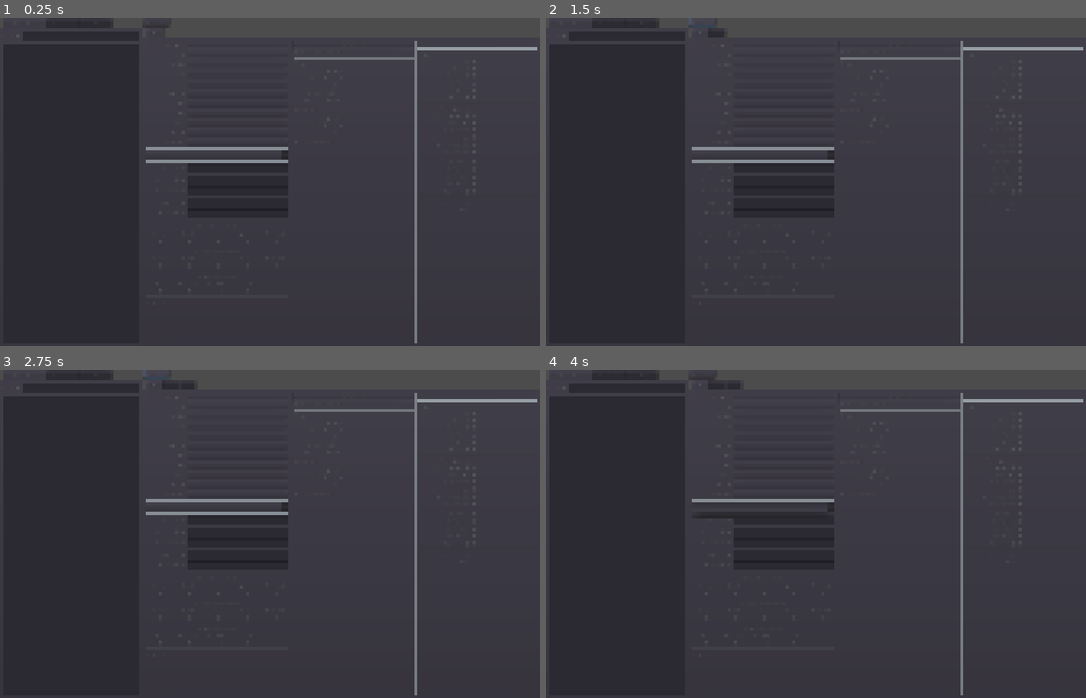
Above: before the commit, frames 1-4 (two rows, left to right).
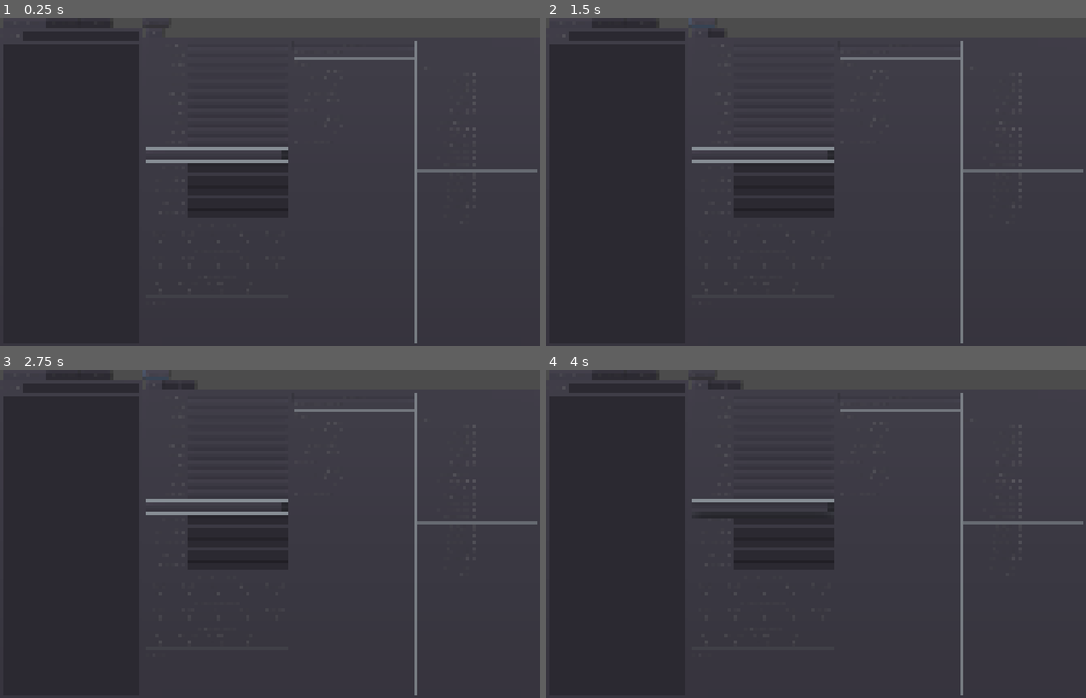
Above: after the commit, the same moments.

Repository: Hirmuolio/runescape-equipment-tool
Game: Godot game, scene res://main.tscn
The game is run twice, just before and just after one commit, with the same random seed, the same clock (stepped at 60 frames per second) and the same inputs.
Inputs (mouse positions are in pixels of both pictures, inside the frame that each line leads up to):
- Up to frame 1 (0.25 s): no input
- Up to frame 2 (1.5 s): click (627, 34) at 0.52 s; type "12" at 0.6 s; click "New set" at 1.25 s
- Up to frame 3 (2.75 s): click "New set" at 2 s
- Up to frame 4 (4 s): click (783, 396) at 2.77 s; click (762, 507) at 3.5 s

The runs differ from the first frame. In frame 1, 0.5% of the frame differs, in the area x 77-100%, y 8-48%; in frame 2, 0.5%; in frame 3, 0.5%; in frame 4, 0.5%.

Commit message:
specials

Diff:
--- a/combat_sim.gd
+++ b/combat_sim.gd
@@ -24,17 +24,6 @@
 	time_to_kill2 = 0
 	pass
 
-func calc_special_melee_acc_bonus( player : player, target_mon : monster ) -> float:
-
-	var multiplier : float = 1
-
-	for effect_name in player.special_attributes:
-		if "melee_acc_mult" in HardcodedData.equipment_specials[effect_name]:
-			multiplier *= HardcodedData.equipment_specials[effect_name]["melee_acc_mult"]
-
-	return multiplier
-
-
 func do_fast_simulations( player : player, target_mon : monster ):
 	clear_results()
 	if !player:
@@ -87,9 +76,9 @@
 func calc_p_max_hit( player : player, target_mon : monster ):
 
 	# Melee
-	var eff_str = floor( (floor( player.strength * player.prayer_str ) + player.style_str_bonus + 8) )
-
-	var max_hit = floor( 0.5 + eff_str * ( player.str_bonus + 64 ) / 640 )
+	var eff_str : int = Utl.ifloor( player.strength * player.prayer_str ) + player.style_str_bonus + 8
+
+	var max_hit : int = Utl.ifloor( 0.5 + eff_str * ( player.str_bonus + 64 ) / 640.0 )
 	base_max_hit = max_hit
 	# Special bonuses need to be applied in specific order
 	#Order:
@@ -104,53 +93,91 @@
 	# Dharok ?
 
 	if "obsidian_armor" in player.special_attributes:
-		max_hit = floor( max_hit * 1.1 )
+		max_hit = Utl.ifloor( max_hit * 1.1 )
+	if "black_mask" or "black_mask_i" or "slayer_helm" or "slayer_helm_i" in player.special_attributes:
+		max_hit = Utl.ifloor( max_hit * 7.0/6 )
+	else:
+		if "salve_e" or "salve_ei" in player.special_attributes:
+			max_hit = Utl.ifloor( max_hit * 1.2 )
+		if "salve" or "salve_i" in player.special_attributes:
+			max_hit = Utl.ifloor( max_hit * 7.0/6 )
+	if "berserk" in player.special_attributes:
+		max_hit = Utl.ifloor( max_hit * 1.2 )
+
+	if "ivandis_flail" in player.special_attributes:
+		max_hit = Utl.ifloor( max_hit * 1.2 )
+	if "blisterwood_flail" in player.special_attributes:
+		max_hit = Utl.ifloor( max_hit * 1.25 )
+	if "viggora" in player.special_attributes:
+		max_hit = Utl.ifloor( max_hit * 1.5 )
+	if "void_melee" in player.special_attributes:
+		max_hit = Utl.ifloor( max_hit * 1.1 )
+	if "keris" in player.special_attributes and "kalphite" in target_mon.attributes:
+		max_hit = Utl.ifloor( max_hit * 4.0/3 )
+	if "gadderhammer" in player.special_attributes and "shade" in target_mon.attributes:
+		max_hit = Utl.ifloor( max_hit * 1.25 )
+	if "silverlight" in player.special_attributes:
+		max_hit = Utl.ifloor( max_hit * 1.6 )
+	if "darklight" in player.special_attributes:
+		max_hit = Utl.ifloor( max_hit * 1.6 )
+	if "arclight" in player.special_attributes:
+		max_hit = Utl.ifloor( max_hit * 1.7 )
+	if player.attack_style == "crush":
+		if "inquisitor_1" in player.special_attributes:
+			max_hit = Utl.ifloor( max_hit * 1.005 )
+		elif "inquisitor_2" in player.special_attributes:
+			max_hit = Utl.ifloor( max_hit * 1.01 )
+		elif "inquisitor_3" in player.special_attributes:
+			max_hit = Utl.ifloor( max_hit * 1.025 )
+
+	if "dharok" in player.special_attributes:
+		max_hit = Utl.ifloor( max_hit * 1 + ( player.hp_lvl - player.current_hp ) * player.hp_lvl * 0.0001 )
+
+	p_max_hit = max_hit
+
+
+
+
+func calc_p_hit_chance( player : player, target_mon : monster ):
+
+	# Melee
+	var eff_atk : int = Utl.ifloor( player.attack * player.prayer_atk ) + player.style_atk_bonus + 8
+
+	if "obsidian_armor" in player.special_attributes:
+		eff_atk = Utl.ifloor( eff_atk * 1.1 )
 	if "black_mask" in player.special_attributes:
-		max_hit = floor( max_hit * 7/6 )
+		eff_atk = Utl.ifloor( eff_atk * 7.0/6 )
 	else:
 		if "salve_e" in player.special_attributes:
-			max_hit = floor( max_hit * 1.2 )
+			eff_atk = Utl.ifloor( eff_atk * 1.2 )
 		if "salve" in player.special_attributes:
-			max_hit = floor( max_hit * 7/6 )
-	if "berserk" in player.special_attributes:
-		max_hit = floor( max_hit * 1.2 )
-
-	if "ivandis_flail" in player.special_attributes:
-		max_hit = floor( max_hit * 1.2 )
+			eff_atk = Utl.ifloor( eff_atk * 7.0/6 )
+
 	if "blisterwood_flail" in player.special_attributes:
-		max_hit = floor( max_hit * 1.25 )
+		eff_atk = Utl.ifloor( eff_atk * 1.5 )
 	if "viggora" in player.special_attributes:
-		max_hit = floor( max_hit * 1.5 )
+		eff_atk = Utl.ifloor( eff_atk * 1.5 )
 	if "void_melee" in player.special_attributes:
-		max_hit = floor( max_hit * 1.1 )
-	if "keris" in player.special_attributes:
-		max_hit = floor( max_hit * 4/3 )
-	if "dharok" in player.special_attributes:
-		max_hit = floor( max_hit * 1 + ( player.hp_lvl - player.current_hp ) * player.hp_lvl * 0.0001 )
-
-	p_max_hit = max_hit
-
-
-
-
-func calc_p_hit_chance( player : player, target_mon : monster ):
-
-	# Melee
-	var eff_atk = floor( ( floor( player.attack * player.prayer_atk ) + player.style_atk_bonus + 8) * player.other_atk_bonus )
-
-	var special_bonus : float = calc_special_melee_acc_bonus( player, target_mon )
-
-	var atk_roll = floor( eff_atk * ( player.atk_bonus  + 64 ) * special_bonus )
-
-
-
-	var def_roll = ( target_mon.defence_level + 9 ) * ( target_mon.style_def( player.attack_style ) + 64 )
+		eff_atk = Utl.ifloor( eff_atk * 1.1 )
+	if "arclight" in player.special_attributes:
+		eff_atk = Utl.ifloor( eff_atk * 1.7 )
+	if player.attack_style == "crush":
+		if "inquisitor_1" in player.special_attributes:
+			eff_atk = Utl.ifloor( eff_atk * 1.005 )
+		elif "inquisitor_2" in player.special_attributes:
+			eff_atk = Utl.ifloor( eff_atk * 1.01 )
+		elif "inquisitor_3" in player.special_attributes:
+			eff_atk = Utl.ifloor( eff_atk * 1.025 )
+
+	var atk_roll : int = eff_atk * ( player.atk_bonus + 64 )
+
+	var def_roll : int = ( target_mon.defence_level + 9 ) * ( target_mon.style_def( player.attack_style ) + 64 )
 
 
 	if atk_roll > def_roll:
-		p_hit_chance = 1 - 0.5 * ( def_roll + 2 ) / ( atk_roll + 1 )
-	else:
-		p_hit_chance = 0.5 * atk_roll / ( def_roll + 1 )
+		p_hit_chance = 1 - 0.5 * ( def_roll + 2.0 ) / ( atk_roll + 1.0 )
+	else:
+		p_hit_chance = 0.5 * atk_roll / ( def_roll + 1.0 )
 
 func calc_m_hit_chance( player : player, target_mon : monster ):
 
@@ -176,22 +203,49 @@
 
 	var ten_minutes : int = 1000 # ticks
 	var keris : bool = "keris" in player.special_attributes
+	var gaddehammer : bool = "gaddehammer" in player.special_attributes
 
 	var simulated_kills = 100000
-	for _kills in range(1, simulated_kills): #1000 rounds
-		var target_hp = target_mon.hitpoints
-		while target_hp > 0:
-			if( tick % player.attack_speed  == 0):
+
+	if keris:
+		for _kills in range(1, simulated_kills): # 100000 rounds
+			var target_hp = target_mon.hitpoints
+			while target_hp > 0:
 				# Player attacks
 				if rng.randf() < p_hit_chance:
-					if keris and rng.randi_range( 1, 51) == 1:
-						target_hp -= rng.randi_range( 0, floor( p_max_hit * 3 / 1.33 ) )
+					if rng.randi_range( 1, 51) == 1:
+						target_hp -= rng.randi_range( 0, floor( p_max_hit * 3 ) )
 					else:
 						target_hp -= rng.randi_range( 0, p_max_hit)
-			tick += 1
-		if _kills == 1 && tick >= 1000:
-			print( "Too slow kills to simulate" )
-			return
+				tick += player.attack_speed
+			if _kills == 1 && tick >= ten_minutes:
+				print( "Too slow kills to simulate" )
+				return
+	elif gaddehammer:
+		for _kills in range(1, simulated_kills): # 100000 rounds
+			var target_hp = target_mon.hitpoints
+			while target_hp > 0:
+				# Player attacks
+				if rng.randf() < p_hit_chance:
+					if rng.randi_range( 1, 51) == 1:
+						target_hp -= rng.randi_range( 0, floor( p_max_hit * 2 ) )
+					else:
+						target_hp -= rng.randi_range( 0, p_max_hit)
+				tick += player.attack_speed
+			if _kills == 1 && tick >= ten_minutes:
+				print( "Too slow kills to simulate" )
+				return
+	else:
+		for _kills in range(1, simulated_kills): #1000 rounds
+			var target_hp = target_mon.hitpoints
+			while target_hp > 0:
+				# Player attacks
+				if rng.randf() < p_hit_chance:
+					target_hp -= rng.randi_range( 0, p_max_hit)
+				tick += player.attack_speed
+			if _kills == 1 && tick >= ten_minutes:
+				print( "Too slow kills to simulate" )
+				return
 
 	p_dps2 = ( simulated_kills * target_mon.hitpoints ) / ( tick * 0.6 )
 	time_to_kill2 =  ( tick * 0.6 ) / simulated_kills
--- a/data/hardcoded_data.gd
+++ b/data/hardcoded_data.gd
@@ -15,6 +15,18 @@
 		"name": "Black mask (i)",
 		"description": "16.67% bonus to melee accuracy and damage against slayer target.\n15% bonus to ranged accuracy, ranged damage, magic accuracy and magic damage."
 	},
+	"slayer_helm" : {
+		"items": ["Slayer helmet"],
+		"targets": ["slayer"],
+		"name": "Slayer helmet",
+		"description": "16.67% bonus to melee accuracy and damage against slayer target."
+	},
+	"slayer_helm_i" : {
+		"items": ["Slayer helmet (i)"],
+		"targets": ["slayer"],
+		"name": "Slayer helmet (i)",
+		"description": "16.67% bonus to melee accuracy and damage against slayer target.\n15% bonus to ranged accuracy, ranged damage, magic accuracy and magic damage."
+	},
 	"ivandis_flail": {
 		"items": ["Ivandis flail"],
 		"targets": ["vampyre"],
@@ -71,14 +83,40 @@
 	},
 	"viggora": {
 		"items": ["Viggora's chainmace"],
-		"name": "Viggora's chainmace)",
+		"name": "Viggora's chainmace",
 		"description": "50% bonus to melee damage amd accuracy in wilderness (only in PvE)",
 	},
+	"inquisitor_1": {
+		"items": ["Inquisitor's hauberk", "Inquisitor's plateskirt", "Inquisitor's great helm"],
+		"set": 1,
+		"name": "Inquisitor's armour - 1 piece",
+		"description": "0.5% bonus to crush damage and accuracy",
+	},
+	"inquisitor_2": {
+		"items": ["Inquisitor's hauberk", "Inquisitor's plateskirt", "Inquisitor's great helm"],
+		"set": 2,
+		"removes": ["inquisitor_1"],
+		"name": "Inquisitor's armour - 2 pieces",
+		"description": "1% bonus to crush damage and accuracy",
+	},
+	"inquisitor_3": {
+		"items": ["Inquisitor's hauberk", "Inquisitor's plateskirt", "Inquisitor's great helm"],
+		"set": 3,
+		"removes": ["inquisitor_1", "inquisitor_2"],
+		"name": "Inquisitor's armour - 3 pieces",
+		"description": "2.5% bonus to crush damage and accuracy",
+	},
 	"keris": {
-		"items": ["Keris"],
+		"items": ["Keris", "Keris (p)", "Keris (p+)", "Keris (p++)"],
 		"targets": ["kalphite"],
 		"name": "Keris",
 		"description": "33% bonus damage against kalphites. 1/51 chance for 3x damage.",
+	},
+	"gadderhammer": {
+		"items": ["Gadderhammer"],
+		"targets": ["shade"],
+		"name": "Gadderhammer",
+		"description": "25% bonus damage against shades. 1/20 chance for 2x damage.",
 	},
 	"void_melee": {
 		"items": ["Void melee helm", "Void knight top", "Void knight robe","Void knight gloves"],
@@ -96,13 +134,18 @@
 		"items": ["Darklight"],
 		"targets": ["demon"],
 		"name": "Darklight",
-		"description": "60% bonus to melee damage against demons (unknown!)"
+		"description": "60% bonus to melee damage against demons (unkown)"
 	},
 	"arclight": {
 		"items": ["Arclight"],
 		"targets": ["demon"],
 		"name": "Arclight",
 		"description": "70% bonus to melee damage and accuracy against demons"
+	},
+	"snelm": {
+		"items": ["Blood'n'tar snelm", "Broken bark snelm", "Bruise blue snelm", "Myre snelm", "Ochre snelm"],
+		"name": "Snelm",
+		"description": "Reduces damage taken from snails (unknown)"
 	}
 }
 
--- a/data/player.gd
+++ b/data/player.gd
@@ -66,7 +66,8 @@
 
 	special_attributes = []
 
-	# All specials with duplicates
+	# All specials and number of occurences
+	# { "special_id": 2 }
 	var all_specials : Dictionary = {}
 
 	for item in all_equipped():
@@ -76,12 +77,21 @@
 			else:
 				all_specials[special] = 1
 
+	# Apply full armor sets
 	for special in all_specials.keys():
 		if "set" in HardcodedData.equipment_specials[special]:
 			if all_specials[special] < HardcodedData.equipment_specials[special]["set"]:
 				continue
 		if !special_attributes.has( special ):
 			special_attributes.append( special )
+
+	# Filter out exclusive specials
+	var to_remove : Array = []
+	for special in special_attributes:
+		if "removes" in HardcodedData.equipment_specials[special]:
+			to_remove.append_array( HardcodedData.equipment_specials[special]["removes"] )
+	for rem in to_remove:
+		special_attributes.erase( rem )
 
 func recalculate_stats():
 	get_parent().refresh_results()
--- a/database.gd
+++ b/database.gd
@@ -140,14 +140,10 @@
 		file.close()
 
 func load_items_user():
-	var class_item = load( "res://data/equipment.tscn" )
-
 	for file_path in list_files( items_path ):
 		load_items( file_path )
 
 func load_items_res():
-	var class_item = load( "res://data/equipment.tscn" )
-
 	for file_path in list_files( "res://database/items/" ):
 		load_items( file_path )
 
@@ -314,14 +310,10 @@
 		file.close()
 
 func load_monsters_user():
-	var class_monster = load( "res://data/monster.tscn" )
-
 	for file_path in list_files( monsters_path ):
 		load_monsters( file_path )
 
 func load_monsters_res():
-	var class_monster = load( "res://data/monster.tscn" )
-
 	for file_path in list_files( "res://database/monsters/" ):
 		load_monsters( file_path )
 
--- a/interface/monster.gd
+++ b/interface/monster.gd
@@ -14,6 +14,7 @@
 		return
 	current_monster = monster_node
 	$name.text = current_monster.monster_name + " (lvl " + str(current_monster.combat_level) + ")"
+	$description.text = current_monster.examine
 
 	$health.value = current_monster.hitpoints
 	$attack.value = current_monster.attack_level
--- a/interface/pray_button.gd
+++ b/interface/pray_button.gd
@@ -19,9 +19,9 @@
 func _on_pray_button_mouse_entered():
 	return
 	# This does not work right
-	var hoover_node = load( "res://interface/hoover_info.tscn" ).instance()
-	get_tree().get_root().add_child( hoover_node )
-	hoover_node.initialize( self, hoover_info )
+	#var hoover_node = load( "res://interface/hoover_info.tscn" ).instance()
+	#get_tree().get_root().add_child( hoover_node )
+	#hoover_node.initialize( self, hoover_info )
 
 func remove_button():
 	queue_free()
--- a/interface/results.gd
+++ b/interface/results.gd
@@ -24,12 +24,22 @@
 
 	pass
 
-func print_specials( player_data : player ):
+func print_specials():
+
+	$special_desc.clear()
+
+	for special in player_data.special_attributes:
+		$special_desc.add_text ( HardcodedData.equipment_specials[ special ][ "name" ] )
+		$special_desc.push_indent( 1 )
+		$special_desc.append_bbcode ( HardcodedData.equipment_specials[ special ][ "description" ] )
+		$special_desc.newline()
+		$special_desc.newline()
+		$special_desc.pop()
+
+	return
+
 	var specials_str = ""
 	for special in player_data.special_attributes:
 		specials_str += "* " + HardcodedData.equipment_specials[ special ][ "description" ]
-		if "implemented" in HardcodedData.equipment_specials[ special ] and HardcodedData.equipment_specials[ special ][ "implemented" ] == false:
-			specials_str += " (not implemented)"
 		specials_str += "\n"
 	$special_desc.parse_bbcode( specials_str )
-	pass
--- a/interface/set.gd
+++ b/interface/set.gd
@@ -8,8 +8,7 @@
 
 # Called when the node enters the scene tree for the first time.
 func _ready():
-	$combat_sim.connect("simulation_done", $results, "refresh_results")
-	pass # Replace with function body.
+	var _err = $combat_sim.connect("simulation_done", $results, "refresh_results")
 
 
 func player_equip( item : equipment):
@@ -21,7 +20,7 @@
 func refresh_results():
 	print("REFRES")
 	$combat_sim.do_fast_simulations( $player_data, $monster.current_monster )
-	$results.print_specials( $player_data )
+	$results.print_specials()
 	$player.refresh_eq_stats()
 
 func _on_player_data_gear_change(slot : String, new_gear : equipment):
@@ -31,6 +30,7 @@
 
 func set_monster( monster_node : monster ):
 	$monster.set_monster( monster_node )
+	refresh_results()
 
 
 func _on_Button_pressed():
@@ -41,6 +41,6 @@
 		var prayer_button_scene := preload( "res://interface/pray_button.tscn")
 		var button := prayer_button_scene.instance()
 		button.pray_id = prayer_id
-		button.connect( "button_down", $player_data, "prayer_remove", [prayer_id] )
-		button.connect( "button_down", button, "remove_button" )
+		var _err1 = button.connect( "button_down", $player_data, "prayer_remove", [prayer_id] )
+		var _err2 = button.connect( "button_down", button, "remove_button" )
 		$player/prayers.add_child( button )
--- a/interface/set.tscn
+++ b/interface/set.tscn
@@ -19,7 +19,7 @@
 
 [node name="player" type="VBoxContainer" parent="."]
 margin_right = 354.0
-margin_bottom = 780.0
+margin_bottom = 810.0
 script = ExtResource( 10 )
 
 [node name="weapon" parent="player" instance=ExtResource( 1 )]
@@ -464,12 +464,12 @@
 [node name="VSeparator" type="VSeparator" parent="."]
 margin_left = 358.0
 margin_right = 362.0
-margin_bottom = 780.0
+margin_bottom = 810.0
 
 [node name="results" type="VBoxContainer" parent="."]
 margin_left = 366.0
 margin_right = 843.0
-margin_bottom = 780.0
+margin_bottom = 810.0
 size_flags_horizontal = 3
 script = ExtResource( 7 )
 
@@ -568,18 +568,18 @@
 [node name="special_desc" type="RichTextLabel" parent="results"]
 margin_top = 264.0
 margin_right = 477.0
-margin_bottom = 780.0
+margin_bottom = 810.0
 size_flags_vertical = 3
 
 [node name="VSeparator2" type="VSeparator" parent="."]
 margin_left = 847.0
 margin_right = 851.0
-margin_bottom = 780.0
+margin_bottom = 810.0
 
 [node name="monster" type="VBoxContainer" parent="."]
 margin_left = 855.0
 margin_right = 1333.0
-margin_bottom = 780.0
+margin_bottom = 810.0
 size_flags_horizontal = 3
 script = ExtResource( 8 )
 
@@ -587,92 +587,98 @@
 margin_right = 478.0
 margin_bottom = 14.0
 
+[node name="description" type="RichTextLabel" parent="monster"]
+margin_top = 18.0
+margin_right = 478.0
+margin_bottom = 48.0
+rect_min_size = Vector2( 0, 30 )
+
 [node name="HSeparator3" type="HSeparator" parent="monster"]
-margin_top = 18.0
-margin_right = 478.0
-margin_bottom = 22.0
+margin_top = 52.0
+margin_right = 478.0
+margin_bottom = 56.0
 
 [node name="levels" type="Label" parent="monster"]
-margin_top = 26.0
-margin_right = 478.0
-margin_bottom = 40.0
+margin_top = 60.0
+margin_right = 478.0
+margin_bottom = 74.0
 text = "Levels:"
 
 [node name="health" parent="monster" instance=ExtResource( 4 )]
-margin_top = 44.0
-margin_right = 478.0
-margin_bottom = 58.0
+margin_top = 78.0
+margin_right = 478.0
+margin_bottom = 92.0
 label = "HP:"
 
 [node name="attack" parent="monster" instance=ExtResource( 4 )]
-margin_top = 62.0
-margin_right = 478.0
-margin_bottom = 76.0
+margin_top = 96.0
+margin_right = 478.0
+margin_bottom = 110.0
 label = "Attack:"
 
 [node name="strength" parent="monster" instance=ExtResource( 4 )]
-margin_top = 80.0
-margin_right = 478.0
-margin_bottom = 94.0
+margin_top = 114.0
+margin_right = 478.0
+margin_bottom = 128.0
 label = "Strength:"
 
 [node name="defence" parent="monster" instance=ExtResource( 4 )]
-margin_top = 98.0
-margin_right = 478.0
-margin_bottom = 112.0
+margin_top = 132.0
+margin_right = 478.0
+margin_bottom = 146.0
 label = "Defence"
 
 [node name="magic" parent="monster" instance=ExtResource( 4 )]
-margin_top = 116.0
-margin_right = 478.0
-margin_bottom = 130.0
+margin_top = 150.0
+margin_right = 478.0
+margin_bottom = 164.0
 label = "Magic:"
 
 [node name="ranged" parent="monster" instance=ExtResource( 4 )]
-margin_top = 134.0
-margin_right = 478.0
-margin_bottom = 148.0
+margin_top = 168.0
+margin_right = 478.0
+margin_bottom = 182.0
 label = "Ranged:"
 
 [node name="HSeparator" type="HSeparator" parent="monster"]
-margin_top = 152.0
-margin_right = 478.0
-margin_bottom = 156.0
+margin_top = 186.0
+margin_right = 478.0
+margin_bottom = 190.0
 
 [node name="style" parent="monster" instance=ExtResource( 11 )]
-margin_top = 160.0
-margin_right = 478.0
-margin_bottom = 174.0
+margin_top = 194.0
+margin_right = 478.0
+margin_bottom = 208.0
 label = "Attack style:"
 
 [node name="speed" parent="monster" instance=ExtResource( 4 )]
-margin_top = 178.0
-margin_right = 478.0
-margin_bottom = 192.0
+margin_top = 212.0
+margin_right = 478.0
+margin_bottom = 226.0
 label = "Attack speed:"
 
 [node name="max_hit" parent="monster" instance=ExtResource( 4 )]
-margin_top = 196.0
-margin_right = 478.0
-margin_bottom = 210.0
+margin_top = 230.0
+margin_right = 478.0
+margin_bottom = 244.0
 label = "Max hit:"
 
 [node name="atk_bonus" parent="monster" instance=ExtResource( 4 )]
-margin_top = 214.0
-margin_right = 478.0
-margin_bottom = 228.0
+margin_top = 248.0
+margin_right = 478.0
+margin_bottom = 262.0
 label = "Atk bonus:"
 
 [node name="str_bonus" parent="monster" instance=ExtResource( 4 )]
-margin_top = 232.0
-margin_right = 478.0
-margin_bottom = 246.0
+margin_top = 266.0
+margin_right = 478.0
+margin_bottom = 280.0
 label = "Str bonus:"
 
 [node name="mage_bonus" parent="monster" instance=ExtResource( 4 )]
-margin_top = 250.0
-margin_right = 478.0
-margin_bottom = 264.0
+margin_top = 284.0
+margin_right = 478.0
+margin_bottom = 298.0
 label = "Magic bonus:"
 
 [node name="mage_str_bonus" parent="monster" instance=ExtResource( 4 )]
@@ -683,9 +689,9 @@
 label = "mage dmg bonus:"
 
 [node name="rng_bonus" parent="monster" instance=ExtResource( 4 )]
-margin_top = 268.0
-margin_right = 478.0
-margin_bottom = 282.0
+margin_top = 302.0
+margin_right = 478.0
+margin_bottom = 316.0
 label = "Rng bonus:"
 
 [node name="rng_str_bonus" parent="monster" instance=ExtResource( 4 )]
@@ -696,55 +702,55 @@
 label = "Rng str bonus:"
 
 [node name="HSeparator2" type="HSeparator" parent="monster"]
-margin_top = 286.0
-margin_right = 478.0
-margin_bottom = 290.0
+margin_top = 320.0
+margin_right = 478.0
+margin_bottom = 324.0
 
 [node name="def_stab" parent="monster" instance=ExtResource( 4 )]
-margin_top = 294.0
-margin_right = 478.0
-margin_bottom = 308.0
+margin_top = 328.0
+margin_right = 478.0
+margin_bottom = 342.0
 label = "Def stab"
 
 [node name="def_slash" parent="monster" instance=ExtResource( 4 )]
-margin_top = 312.0
-margin_right = 478.0
-margin_bottom = 326.0
+margin_top = 346.0
+margin_right = 478.0
+margin_bottom = 360.0
 label = "Def slash"
 
 [node name="def_crush" parent="monster" instance=ExtResource( 4 )]
-margin_top = 330.0
-margin_right = 478.0
-margin_bottom = 344.0
+margin_top = 364.0
+margin_right = 478.0
+margin_bottom = 378.0
 label = "Def crush"
 
 [node name="def_mage" parent="monster" instance=ExtResource( 4 )]
-margin_top = 348.0
-margin_right = 478.0
-margin_bottom = 362.0
+margin_top = 382.0
+margin_right = 478.0
+margin_bottom = 396.0
 label = "Def magic"
 
 [node name="def_range" parent="monster" instance=ExtResource( 4 )]
-margin_top = 366.0
-margin_right = 478.0
-margin_bottom = 380.0
+margin_top = 400.0
+margin_right = 478.0
+margin_bottom = 414.0
 label = "Def ranged:"
 
 [node name="HSeparator4" type="HSeparator" parent="monster"]
-margin_top = 384.0
-margin_right = 478.0
-margin_bottom = 388.0
+margin_top = 418.0
+margin_right = 478.0
+margin_bottom = 422.0
 
 [node name="attributes" parent="monster" instance=ExtResource( 11 )]
-margin_top = 392.0
-margin_right = 478.0
-margin_bottom = 406.0
+margin_top = 426.0
+margin_right = 478.0
+margin_bottom = 440.0
 label = "Attributes:"
 
 [node name="size" parent="monster" instance=ExtResource( 11 )]
-margin_top = 410.0
-margin_right = 478.0
-margin_bottom = 424.0
+margin_top = 444.0
+margin_right = 478.0
+margin_bottom = 458.0
 label = "Size:"
 
 [node name="player_data" parent="." instance=ExtResource( 2 )]
--- a/main.tscn
+++ b/main.tscn
@@ -18,7 +18,7 @@
 
 [node name="TabContainer" type="TabContainer" parent="HBoxContainer"]
 margin_right = 350.0
-margin_bottom = 780.0
+margin_bottom = 810.0
 rect_min_size = Vector2( 350, 0 )
 tab_align = 0
 
@@ -37,7 +37,7 @@
 [node name="VBoxContainer" type="VBoxContainer" parent="HBoxContainer"]
 margin_left = 354.0
 margin_right = 1333.0
-margin_bottom = 780.0
+margin_bottom = 810.0
 size_flags_horizontal = 3
 
 [node name="HBoxContainer" type="HBoxContainer" parent="HBoxContainer/VBoxContainer"]
@@ -52,7 +52,7 @@
 [node name="setups" type="TabContainer" parent="HBoxContainer/VBoxContainer"]
 margin_top = 24.0
 margin_right = 979.0
-margin_bottom = 780.0
+margin_bottom = 810.0
 size_flags_horizontal = 3
 size_flags_vertical = 3
 tab_align = 0
--- a/project.godot
+++ b/project.godot
@@ -41,6 +41,7 @@
 Config="*res://config.gd"
 Database="*res://database.tscn"
 HardcodedData="*res://data/hardcoded_data.tscn"
+Utl="*res://utilities.tscn"
 
 [display]
 
--- /dev/null
+++ b/utilities.gd
@@ -0,0 +1,16 @@
+extends Node
+
+
+# Declare member variables here. Examples:
+# var a = 2
+# var b = "text"
+
+
+# Called when the node enters the scene tree for the first time.
+func _ready():
+	pass # Replace with function body.
+
+
+func ifloor( number : float ) -> int:
+	# Returns floor as integer
+	return int( floor( number) )
--- /dev/null
+++ b/utilities.tscn
@@ -0,0 +1,6 @@
+[gd_scene load_steps=2 format=2]
+
+[ext_resource path="res://utilities.gd" type="Script" id=1]
+
+[node name="utilities" type="Node"]
+script = ExtResource( 1 )
